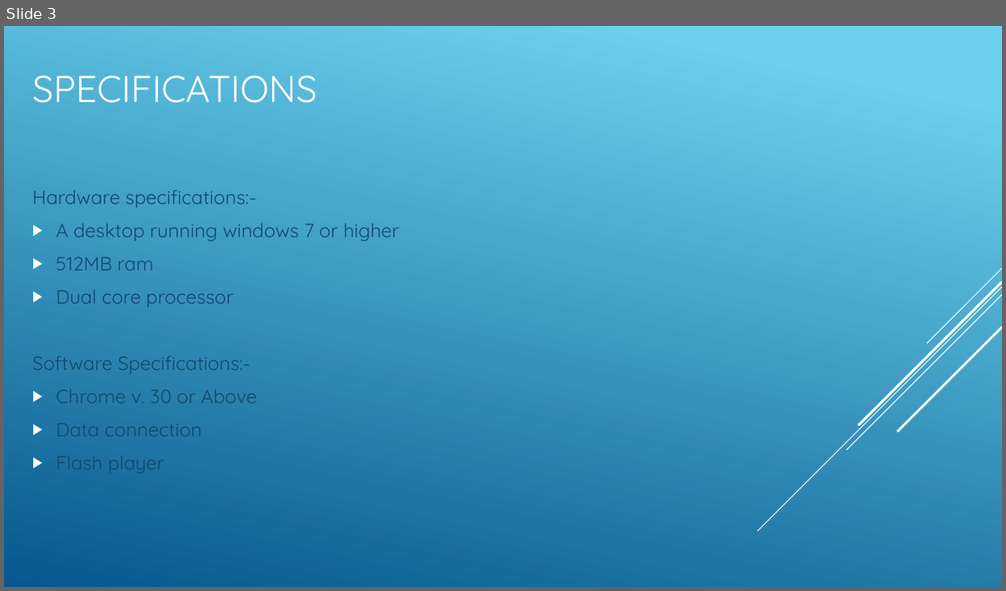
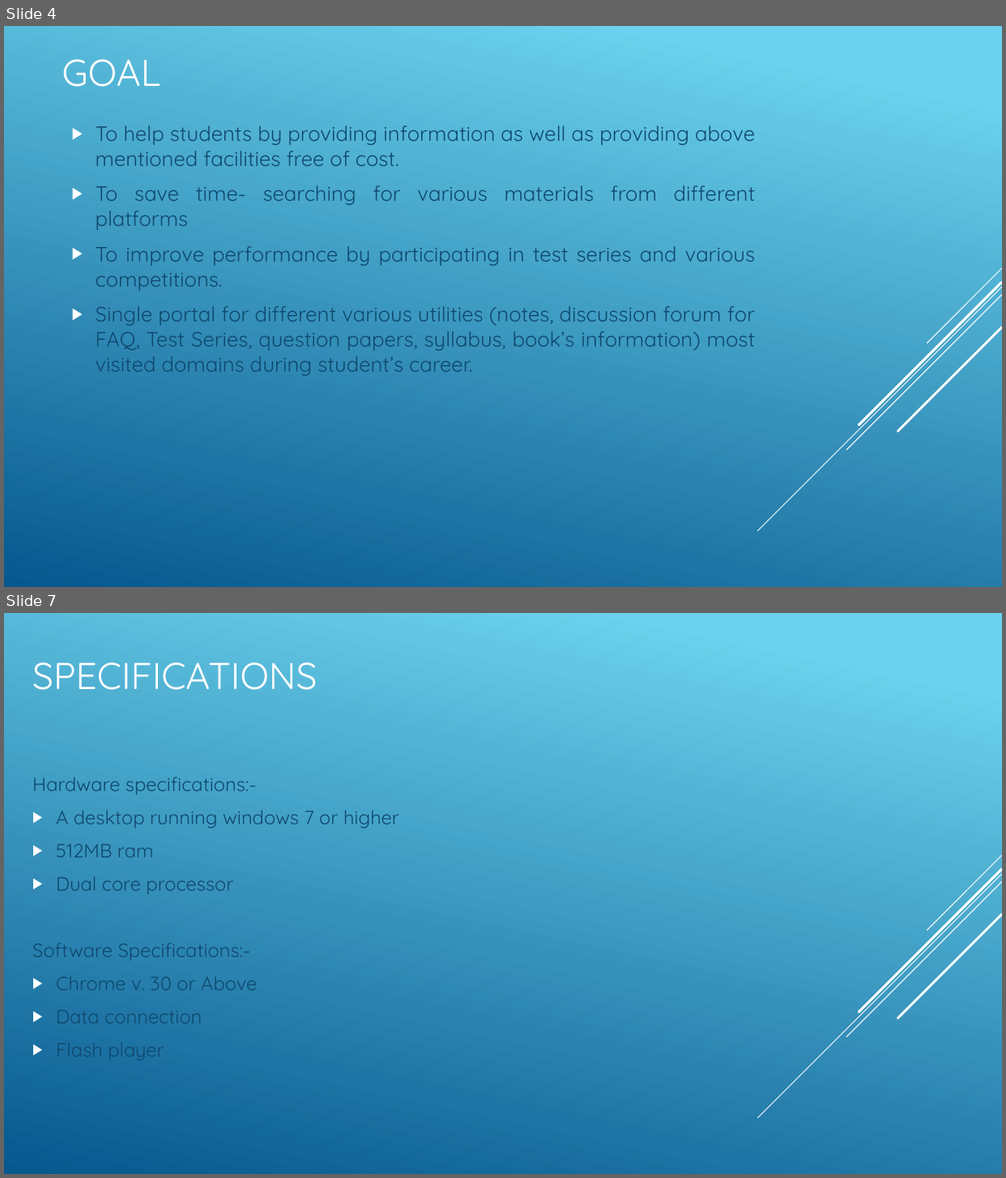
Before and after one commit to DSujitKumar/PaathShala, a slide deck: Paathsala.pptx. Shown one above the other, each under a label of ours: slide 3 before the commit, slides 4 and 7 after it; the slides between them are not shown. The pictures are 1006x591 and 1006x1178 pixels, drawn with LibreOffice and Linux fonts; fonts in the diff are those of the drawing. Boxes give left, top, right and bottom in pixels: in the first picture for what was removed or moved away, otherwise in the second. Text is boxed around its words. In the diff, an @@ line names an element or a change of style, - is before the commit and + after.

```diff
--- a/Paathsala.pptx
+++ b/Paathsala.pptx
@@ slide 4 added at bbox=[4, 26, 1002, 587], background gradient #6ED2EB to #06588E; not listed: 5 template elements that a slide beside it also shows @@
@@ title added at bbox=[62, 59, 161, 87], 36 pt, text #FFFFFF @@
+GOAL
@@ text added at bbox=[96, 126, 756, 376], 20 pt, text #0F496F @@
+▶ To help students by providing information as well as providing above mentioned facilities free of cost.
+▶ To save time- searching for various materials from different platforms
+▶ To improve performance by participating in test series and various competitions.
+▶ Single portal for different various utilities (notes, discussion forum for FAQ, Test Series, question papers, syllabus, book’s information) most visited domains during student’s career.
@@ what was slide 3 is now slide 7 @@
```
Also in this commit, not shown: 5 slides changed, 2 other slides added, 1 slide removed.
